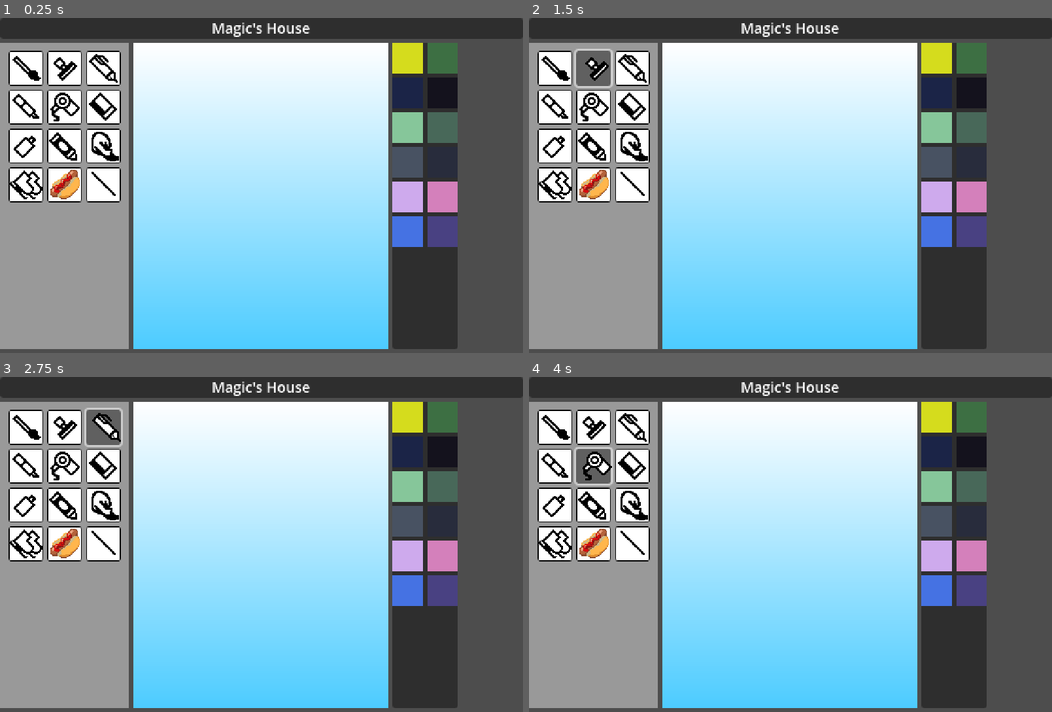
Above: before the commit, frames 1-4 (two rows, left to right).
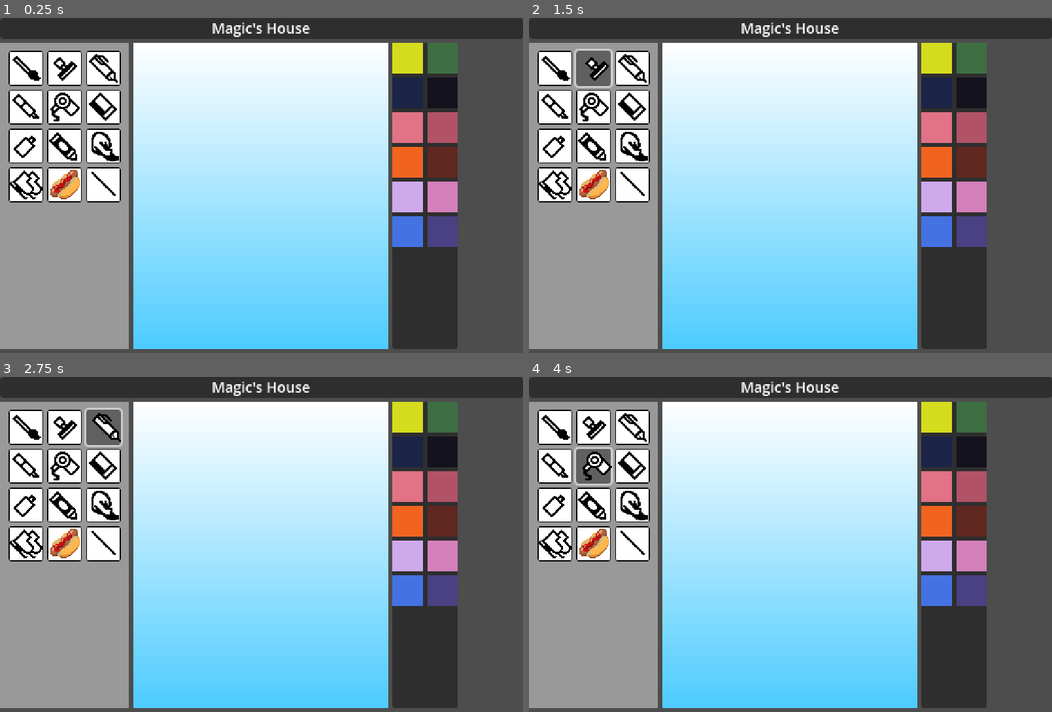
Above: after the commit, the same moments.

Repository: argonaut8/GGJ_2024
Game: Godot game, scene res://src/studio.tscn
Same seed, same stepped clock (60 frames per second), same inputs: the game is played once before the commit and once after it.
Inputs (mouse positions are in pixels of both pictures, inside the frame that each line leads up to):
- Up to frame 1 (0.25 s): no input
- Up to frame 2 (1.5 s): click (555, 68) at 0.5 s; click (591, 68) at 1.27 s
- Up to frame 3 (2.75 s): click (104, 427) at 2.02 s
- Up to frame 4 (4 s): click (555, 467) at 2.77 s; click (591, 467) at 3.52 s

The runs differ from the first frame. In frame 1, 2.1% of the frame differs, in the area x 75-88%, y 28-48%; in frame 2, 2.1%; in frame 3, 2.1%; in frame 4, 2.1%.

Commit message:
Added more palettes + random palette selection

Diff:
--- a/src/gui/color_palette.gd
+++ b/src/gui/color_palette.gd
@@ -4,12 +4,26 @@
 
 const palettes = [	[Color("d5dc1d"), Color("3d6f43"), Color("1b2447"), Color("14121d")],
 					[Color("86c69a"), Color("486859"), Color("485262"), Color("282c3c")],
-					[Color("ceaaed"), Color("d480bb"), Color("4572e3"), Color("494182")]]
+					[Color("ceaaed"), Color("d480bb"), Color("4572e3"), Color("494182")],
+					[Color("bda499"), Color("87738f"), Color("594d4d"), Color("33272a")],
+					[Color("afe9df"), Color("8aa1f6"), Color("7f8e44"), Color("333c24")],
+					[Color("e27285"), Color("b25266"), Color("f1641f"), Color("612721")],
+					[Color("f8f644"), Color("f8c53a"), Color("b05b2c"), Color("673931")]]
 # Called when the node enters the scene tree for the first time.
 func _ready():
+	var randomizer = RandomNumberGenerator.new()
+	randomizer.randomize()
+	# Create a shuffled list of random indices.
+	var random_indices = range(0, palettes.size() - 1)
+	for i in random_indices.size() - 1:
+		var temp = random_indices[i]
+		var swap_index = randomizer.randi_range(i, random_indices.size() - 1)
+		random_indices[i] = random_indices[swap_index]
+		random_indices[swap_index] = temp
+
 	for i in 3:
 		var swatch = swatch_grid.instantiate() as ColorSwatch
-		swatch.set_swatch(palettes[i])
+		swatch.set_swatch(palettes[random_indices[i]])
 		$VBoxContainer.add_child(swatch)
 
 # Called every frame. 'delta' is the elapsed time since the previous frame.
